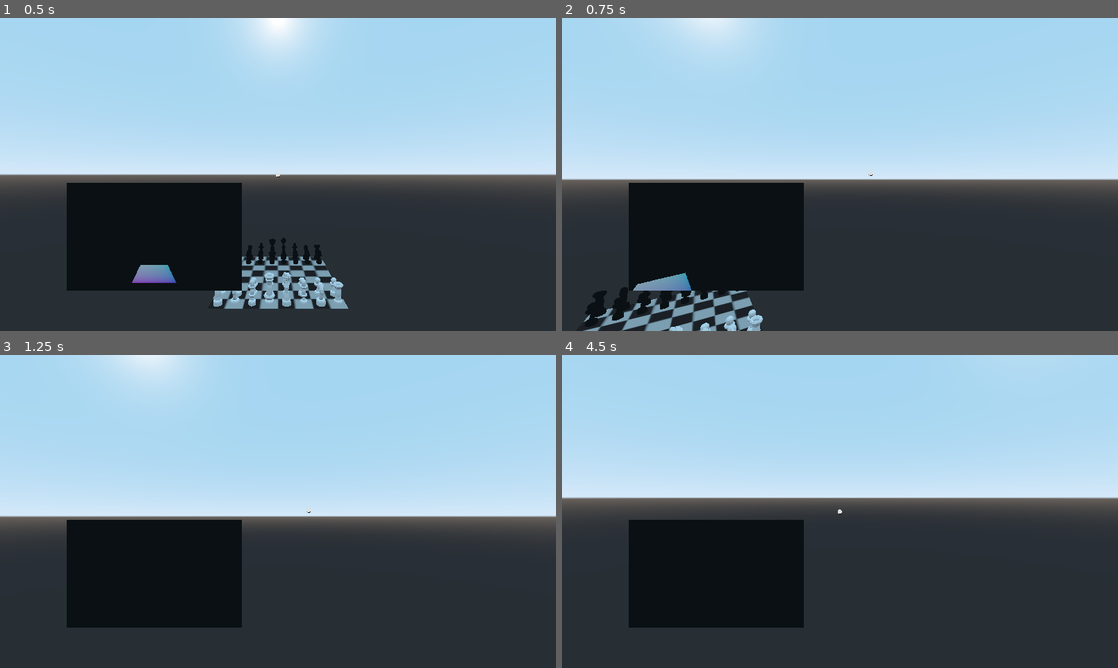
Above: before the commit, frames 1-4 (two rows, left to right).
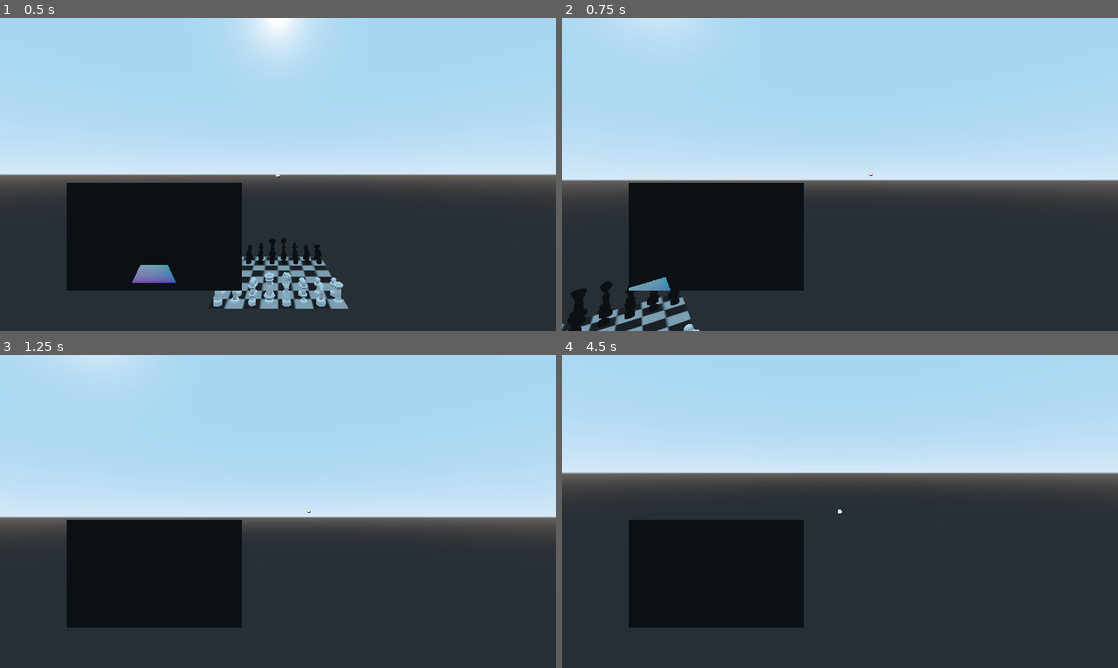
Above: after the commit, the same moments.

Repository: Roboticy3/Mess
Game: Godot game, scene res://Scenes/game.tscn
The game is run twice, just before and just after one commit, with the same random seed, the same clock (stepped at 60 frames per second) and the same inputs. This scene is started directly instead of the project's main scene.
Inputs (mouse positions are in pixels of both pictures, inside the frame that each line leads up to):
- Up to frame 1 (0.5 s): no input
- Up to frame 2 (0.75 s): tap Enter at 0.5 s; move the mouse to (867, 174) at 0.52 s; hold W (mv_forward) from 0.53 s (still down); click (867, 174) at 0.6 s
- Up to frame 3 (1.25 s): keep holding W (mv_forward)
- Up to frame 4 (4.5 s): keep holding W (mv_forward); move the mouse to (812, 511) at 1.27 s; right-click (812, 511) at 1.35 s; tap Space (mv_up) at 2, 3.5 s; move the mouse to (851, 505) at 2.02 s; tap Ctrl (ctrl) at 2.1, 4.35 s; tap Enter at 2.75, 4.25 s; move the mouse to (834, 517) at 2.77 s; click (834, 517) at 2.85 s; move the mouse to (878, 514) at 3.52 s; right-click (878, 514) at 3.6 s; move the mouse to (795, 508) at 4.27 s

Frame 1 is identical in both runs. In frame 2, 4.6% of the frame differs, in the area x 0-100%, y 0-100%; in frame 3, 1.2%; in frame 4, 12%, in the area x 0-100%, y 37-50%.

Commit message:
Found why Win conditions don't work

Diff:
--- a/Objects/Board/Board.gd
+++ b/Objects/Board/Board.gd
@@ -494,21 +494,12 @@
 	#piece's temporary behaviors so they don't effect future turns
 	p.behaviors.clear()
 
-	#compute win conditions for this turn
-	var results := evaluate_win_conditions(state)
-
 	#unpack the mode bitmask into booleans
 
-	#if this turn is not being applied, do not increment turn or check the results
+	#if this turn is not being applied, do not increment turn
 	if !bool(mode % 2):
 		#also remove this state from the states array
 		states.remove(get_turn() + 1)
-
-	#if any results came back, the game is ending this turn
-	#check the results to see who wins and looses and emit the signal to end the game
-	#only do this if state is being appended as the current state
-	elif !results.empty():
-		lock = get_team()
 
 	#print(state)
 	#print(self)
@@ -610,6 +601,8 @@
 		#if vectorize() returns an empty array, skip this iteration
 		var vec:Array = I.vectorize()
 		if vec.empty(): continue
+
+		#print(vec)
 
 		#add this win condition in a default state, marked as non-applicable
 		var result:Array = [0, true, i]
@@ -637,7 +630,6 @@
 
 	#apply the win conditions to the winners and losers of the input state
 	for r in results:
-		print(r)
 		var t = teams[r[0]]
 		if r[1] && !state.winners.has(t):
 			state.winners.append(t)
@@ -650,6 +642,7 @@
 #send these states to the array of possible states in the current turn
 func project_states(var depth := 1) -> Array:
 
+	#projecting with a depth of zero is the same as doing nothing
 	if depth <= 0: return []
 
 	#get all the pieces from the last turn in the current team
@@ -685,8 +678,12 @@
 
 		#progress a turn to be reverted later
 		var state := execute_turn(i, [], m)
+
+		print(evaluate_win_conditions(state))
+
 		#if depth is high enough, call project states recursively from this point
 		project_states(depth - 1)
+
 		#revert the turn
 		revert(t)
 
@@ -723,8 +720,10 @@
 		erase_piece(f)
 		return true
 
-	#duplicate the piece to avoid changing earlier states
-	if p == null: p = duplicate_piece(f)
+	#duplicate the piece to avoid changing earlier states, flag the old piece as missing
+	if p == null:
+		p.updates = true
+		p = duplicate_piece(f)
 
 	#update the piece and board state with this movement
 	states[get_turn() + 1].pieces[to] = p
@@ -904,7 +903,7 @@
 			var v = Vector2(j, i)
 			#"#" signifies an out-of-bounds spot
 			if !is_surrounding(v):
-				s += "#"
+				s += "# "
 				continue
 
 			#check if square contains a piece
--- a/Objects/Board/Team.gd
+++ b/Objects/Board/Team.gd
@@ -73,7 +73,7 @@
 	var in_pieces := false
 
 	#loop through every piece
-	var pieces = board.current
+	var pieces = board.get_pieces()
 	for v in pieces:
 
 		#skip pieces in other teams
@@ -117,8 +117,6 @@
 	var maximum:Vector2 = -Vector2.INF
 	var pieces = board.current
 	for v in pieces:
-		#skip pieces from other teams
-		if pieces[v].get_team() != i: continue
 		if v.x < minimum.x: minimum.x = v.x
 		if v.y < minimum.y: minimum.y = v.y
 		if v.x > maximum.x: maximum.x = v.x
@@ -129,8 +127,10 @@
 		for c in range(minimum.x, maximum.x + 1):
 			var v:Vector2 = Vector2(c,r)
 			if pieces.has(v):
+
 				var p = pieces[v]
-				if p == null:
+
+				if p == null || p.get_team() != i:
 					s += "."
 				else:
 					s += pieces[v].get_name().substr(0,1)
--- a/Objects/Instruction/Instruction.gd
+++ b/Objects/Instruction/Instruction.gd
@@ -87,7 +87,7 @@
 		#send the formatted string back into wrds
 		wrds[i] = w
 
-#Object for sorting the table in format()
+#Class for custom sorting the table in format()
 class StringSort:
 	#sort elements by length
 	func sort(var a:String, var b:String) -> bool:
--- a/Objects/Player/Player.gd
+++ b/Objects/Player/Player.gd
@@ -49,7 +49,7 @@
 export (float) var speed = 4.0
 
 #sensitivity of the player in rad/100pix
-export (float) var sens = 0.75
+export (float) var sens = 1
 
 #dead zone on the controller axes
 #index 0 for left stick and 1 for right
Not shown, changed: Instructions/default/b_default.txt
Not shown, changed: Notes/log and plan.txt
